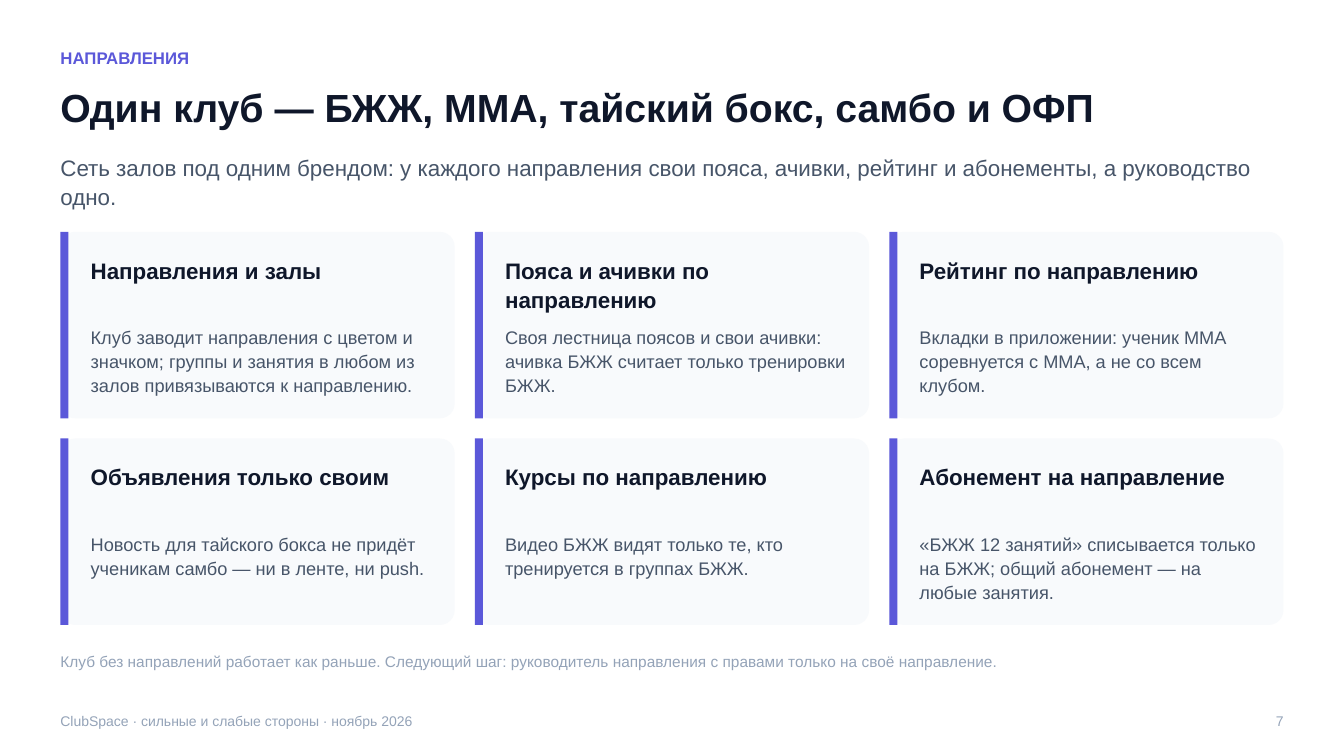
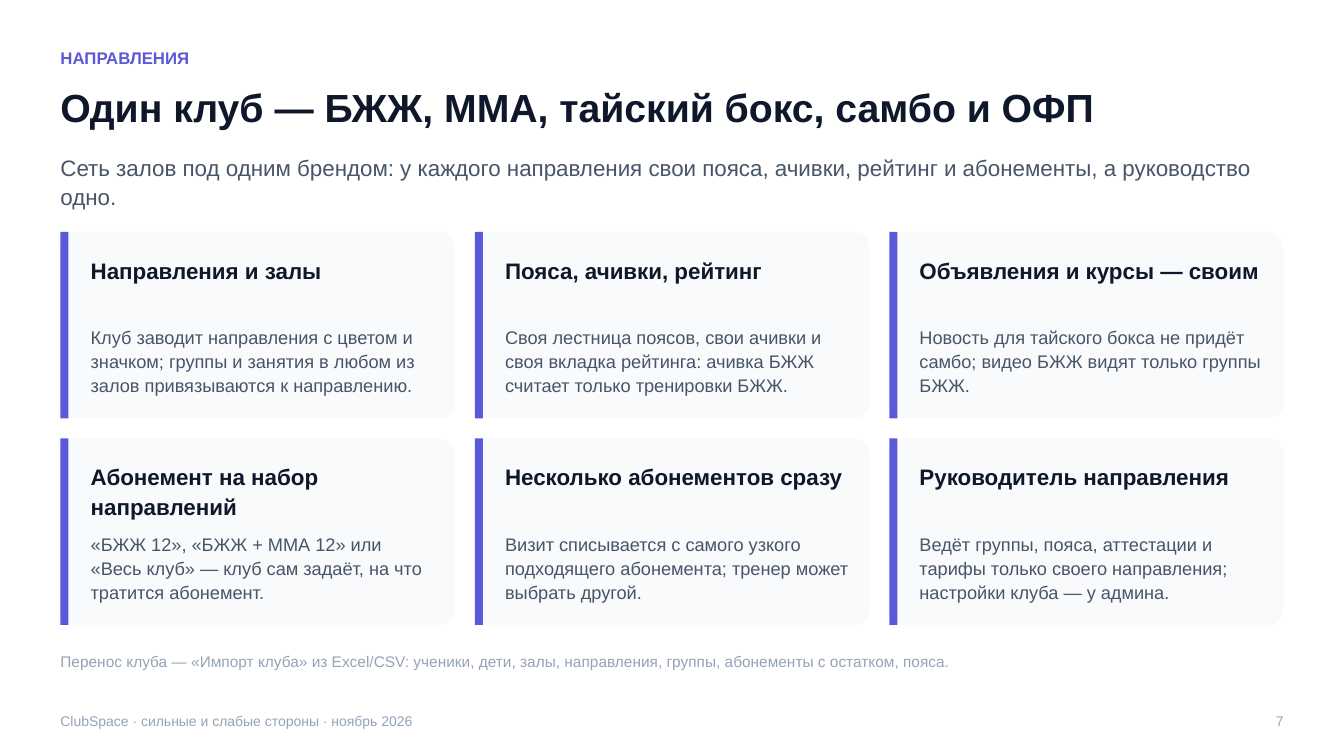
Before and after one commit to ilyakislenko/clubspace, a slide deck: slide 8 of docs/strategy/ClubSpace-strengths-weaknesses.pptx. Drawn at 1344x756 pixels with LibreOffice and Linux fonts; fonts in the diff are those of the drawing. Boxes give left, top, right and bottom in pixels: in the first picture for what was removed or moved away, otherwise in the second. Text is boxed around its words. In the diff, an @@ line names an element or a change of style, - is before the commit and + after.

```diff
--- a/docs/strategy/ClubSpace-strengths-weaknesses.pptx
+++ b/docs/strategy/ClubSpace-strengths-weaknesses.pptx
@@ text at box(505, 262, 761, 284): text changed @@
-Пояса и ачивки по направлению
+Пояса, ачивки, рейтинг
@@ text at box(919, 262, 1259, 284): text changed @@
-Рейтинг по направлению
+Объявления и курсы — своим
@@ text at box(505, 331, 821, 396): text changed @@
-Своя лестница поясов и свои ачивки: ачивка БЖЖ считает только тренировки БЖЖ.
+Своя лестница поясов, свои ачивки и своя вкладка рейтинга: ачивка БЖЖ считает только тренировки БЖЖ.
@@ text at box(919, 330, 1260, 392): text changed @@
-Вкладки в приложении: ученик ММА соревнуется с ММА, а не со всем клубом.
+Новость для тайского бокса не придёт самбо; видео БЖЖ видят только группы БЖЖ.
@@ text at box(91, 468, 318, 520): text changed @@
-Объявления только своим
+Абонемент на набор направлений
@@ text at box(505, 468, 842, 490): text changed @@
-Курсы по направлению
+Несколько абонементов сразу
@@ text at box(919, 469, 1228, 490): text changed @@
-Абонемент на направление
+Руководитель направления
@@ text at box(91, 538, 422, 603): text changed @@
-Новость для тайского бокса не придёт ученикам самбо — ни в ленте, ни push.
+«БЖЖ 12», «БЖЖ + ММА 12» или «Весь клуб» — клуб сам задаёт, на что тратится абонемент.
@@ text at box(505, 538, 848, 603): text changed @@
-Видео БЖЖ видят только те, кто тренируется в группах БЖЖ.
+Визит списывается с самого узкого подходящего абонемента; тренер может выбрать другой.
@@ text at box(919, 538, 1227, 603): text changed @@
-«БЖЖ 12 занятий» списывается только на БЖЖ; общий абонемент — на любые занятия.
+Ведёт группы, пояса, аттестации и тарифы только своего направления; настройки клуба — у админа.
@@ text at box(60, 656, 949, 670): text changed @@
-Клуб без направлений работает как раньше. Следующий шаг: руководитель направления с правами только на своё направление.
+Перенос клуба — «Импорт клуба» из Excel/CSV: ученики, дети, залы, направления, группы, абонементы с остатком, пояса.
```
Also in this commit, not shown: 9 other slides changed, 1 slide added, 3 other files.
